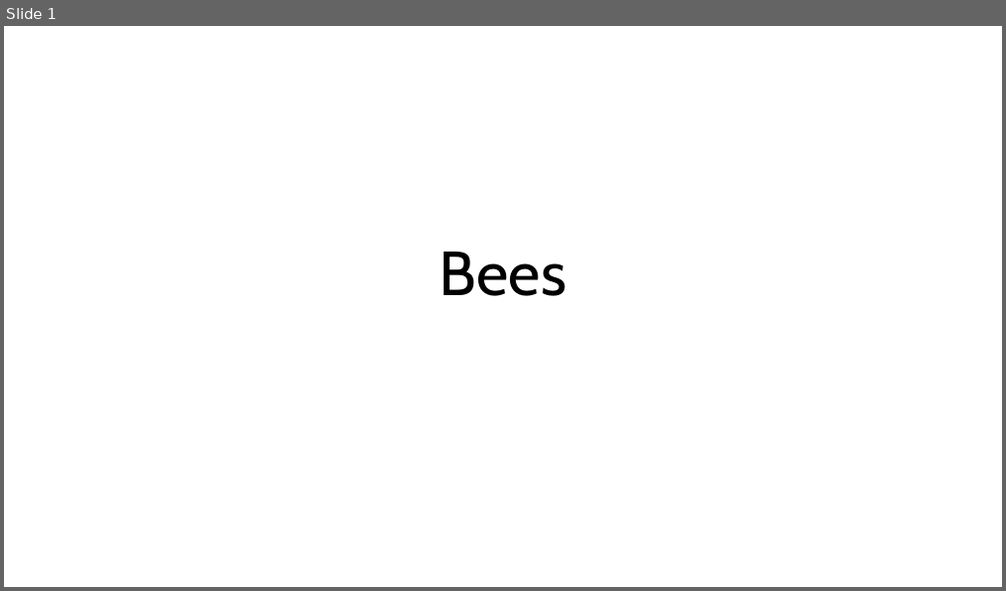
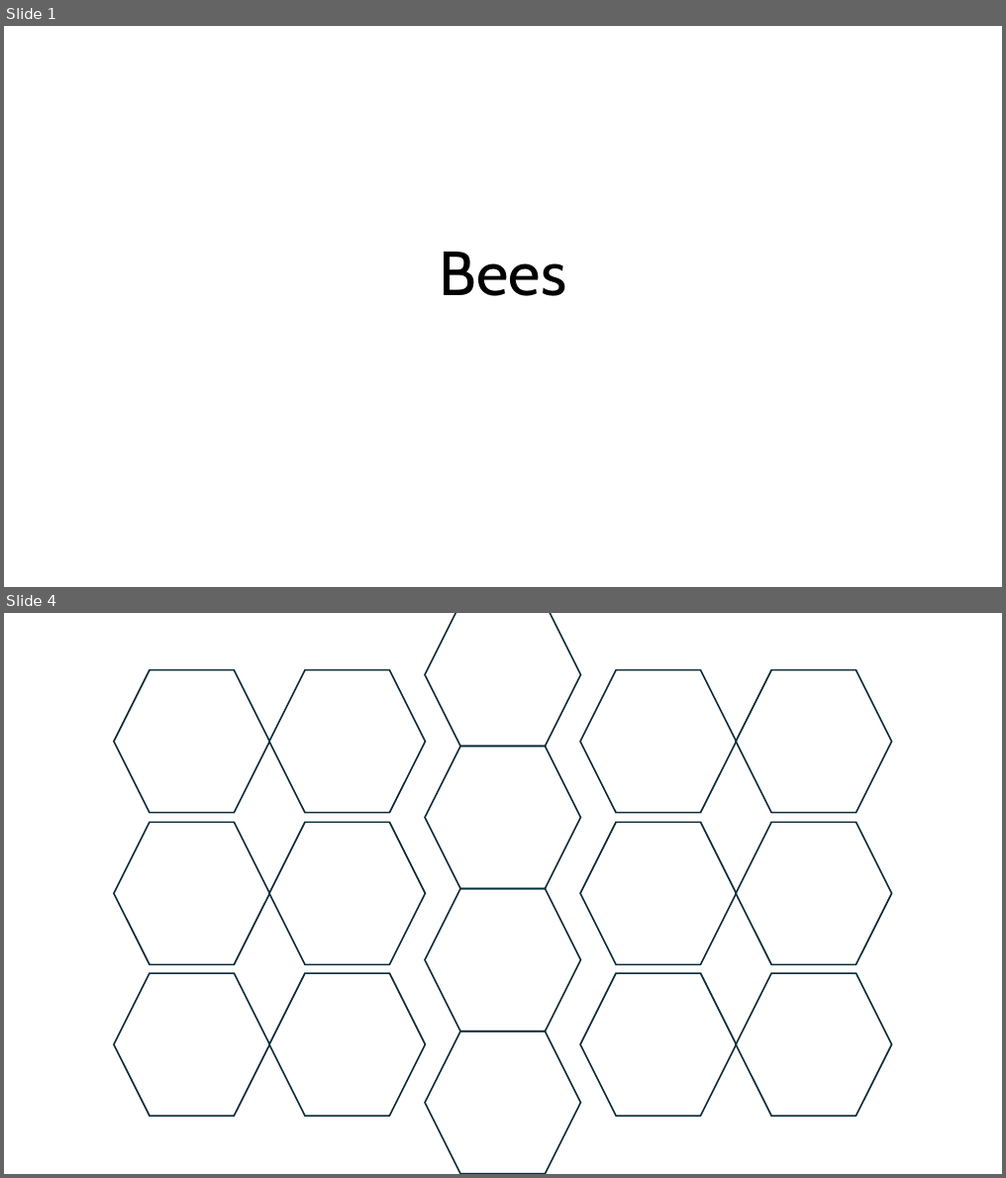
Before and after one commit to gaigenecom/docs, a slide deck: BeePackaging.pptx. Shown one above the other, each under a label of ours: slide 1 before the commit, slides 1 and 4 after it; the slides between them are not shown. The pictures are 1006x591 and 1006x1178 pixels, drawn with LibreOffice and Linux fonts; fonts in the diff are those of the drawing. Boxes give left, top, right and bottom in pixels: in the first picture for what was removed or moved away, otherwise in the second. Text is boxed around its words. In the diff, an @@ line names an element or a change of style, - is before the commit and + after.

```diff
--- a/BeePackaging.pptx
+++ b/BeePackaging.pptx
@@ slide 4 added at (4, 613, 1002, 1174), background #FFFFFF @@
@@ hexagon added at (425, 613, 580, 747), outline #092A39 1.5 pt @@
@@ hexagon added at (114, 669, 269, 813), outline #092A39 1.5 pt @@
@@ hexagon added at (269, 669, 425, 813), outline #092A39 1.5 pt @@
@@ hexagon added at (580, 669, 737, 813), outline #092A39 1.5 pt @@
@@ hexagon added at (737, 669, 892, 813), outline #092A39 1.5 pt @@
@@ hexagon added at (425, 747, 580, 889), outline #092A39 1.5 pt @@
@@ hexagon added at (114, 823, 269, 965), outline #092A39 1.5 pt @@
@@ hexagon added at (269, 823, 425, 965), outline #092A39 1.5 pt @@
@@ hexagon added at (580, 823, 737, 965), outline #092A39 1.5 pt @@
@@ hexagon added at (737, 823, 892, 965), outline #092A39 1.5 pt @@
@@ hexagon added at (425, 889, 580, 1032), outline #092A39 1.5 pt @@
@@ hexagon added at (114, 973, 269, 1117), outline #092A39 1.5 pt @@
@@ hexagon added at (269, 973, 425, 1117), outline #092A39 1.5 pt @@
@@ hexagon added at (580, 973, 737, 1117), outline #092A39 1.5 pt @@
@@ hexagon added at (737, 973, 892, 1117), outline #092A39 1.5 pt @@
@@ hexagon added at (425, 1032, 580, 1174), outline #092A39 1.5 pt @@
```
Also in this commit, not shown: 1 slide changed, 3 other slides added.
